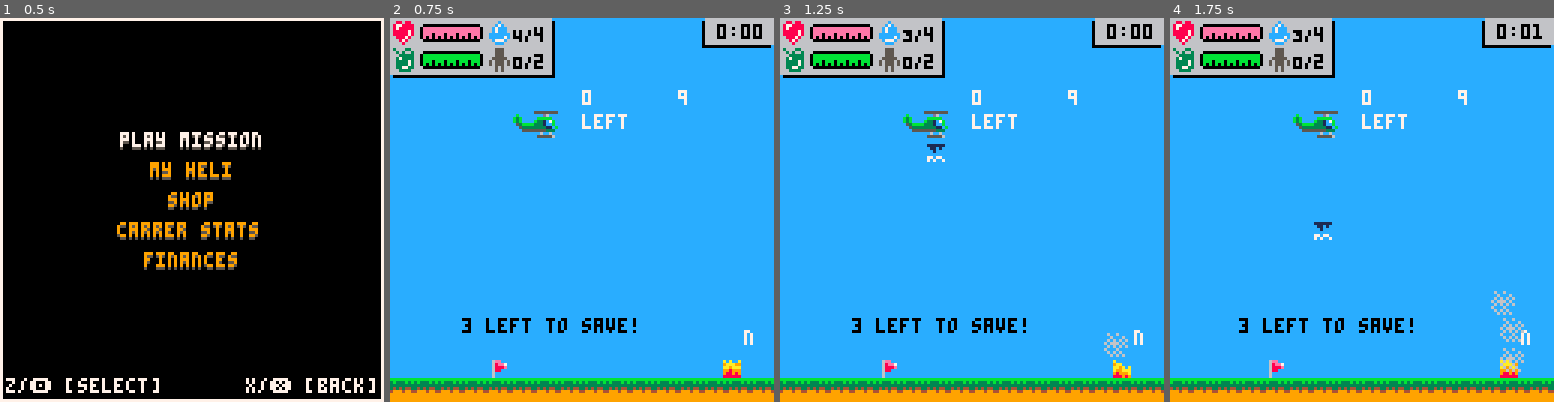
Above: before the commit, frames 1-4 (left to right).
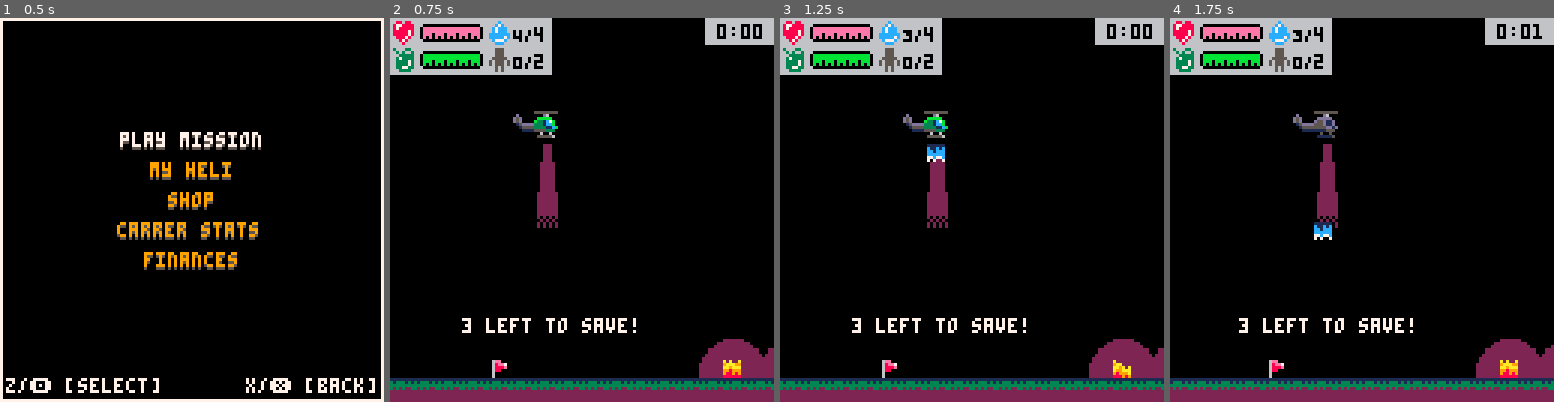
Above: after the commit, the same moments.

Repository: NinetiesPaul/PicoRescue
Game: PICO-8 cartridge picorescue.p8
Two runs of this game, one before a commit and one after it. Both use one fixed random seed, a clock stepped at 60 frames per second and the inputs below.
Inputs:
- Up to frame 1 (0.5 s): tap X (X key) at 0.33 s
- Up to frame 2 (0.75 s): tap O (Z key) at 0.7 s
- Up to frame 3 (1.25 s): tap X (X key) at 1.07 s
- Up to frame 4 (1.75 s): hold Right from 1.6 s (still down); tap O (Z key) at 1.7 s

Frame 1 is identical in both runs. In frame 2, 90% of the frame differs, in the area x 0-100%, y 0-100%; in frame 3, 89%; in frame 4, 90%.

Commit message:
added prompt before starting mission with low fuel; prompt formatting;

Diff:
--- a/picorescue.p8
+++ b/picorescue.p8
@@ -192,19 +192,22 @@
 		}
 	}
 
-	mission_leave_prompt = false
 	difficulty = "";
 	mission_ground = 20
 	mission_civ_saved = 0
 	mission_fire_put_out = 0
 	mission_earnings = 0
-	mission_day_time = rnd({ "day" }) -- debug night
+	mission_day_time = rnd({ "day", "night" })
 	mission_wind_v = rnd({ 0, 0.05, 0.15, 0.3 })
 	mission_wind_d = rnd({ "left", "right" })
 	mission_wind_roulette = true
 	mission_top_speed = 0
 	mission_time = 0
 	mission_counter = 0
+	mission_leave_prompt = false
+
+	low_fuel_prompt = false
+	low_fuel_prompt_confirm = false
 
 	block_btns = false
 	block_btns_counter = 0
@@ -259,6 +262,14 @@
 		print("carrer stats",39,68,mm_opt4_c)
 		print("finances",48,79,5)
 		print("finances",48,78,mm_opt5_c)
+
+		if low_fuel_prompt then
+			rectfill(26,48, 100, 79, 8)
+			rect(28,50, 98, 77, 7)
+			print("warning: low fuel", 30, 53, 7)
+			print("[z/🅾️] continue", 34, 62, 7)
+			print("[x/❎] back", 42, 70, 7)
+		end
 	end
 
 	if curr_screen == 7 then -- stats
@@ -447,19 +458,17 @@
 		foreach(ground_pcs,draw_ground)
 
 		if mission_leave_prompt then
-			rectfill(28,48, 100, 72, 1)
-			rect(30,50, 98, 70, 7)
+			rectfill(26,48, 100, 79, 8)
+			rect(28,50, 98, 77, 7)
 			print("abort mission?", 36, 53, 7)
-			print("[z] yes [x] no", 36, 62, 7)
-		end
+			print("[z/🅾️] yes ", 44, 62, 7)
+			print("[x/❎] no", 46, 70, 7)
+		end
+
 
 		rectfill(104, 1, 126, 9, 0)
 		rectfill(105, 0, 127, 8, 6)
 		print(flr(mission_time/60)..":"..((mission_time % 60 < 10) and "0"..mission_time % 60 or mission_time % 60), 109, 2, 0)
-
-		print(mission_wind_v, 64, 24, 7) -- debug
-		print(mission_wind_d, 64, 32, 7) -- debug
-		print(#fire_pcs, 96, 24, 7) -- debug
 	end
 
 	if curr_screen == 11 then -- triage mode
@@ -588,19 +597,29 @@
 	end
 
 	if curr_screen == 6 then -- main
-		if (btnp(2)) mm_option -= 1 sfx(2)
-		if (btnp(3)) mm_option += 1 sfx(2)
+		if (btnp(2) and not low_fuel_prompt) mm_option -= 1 sfx(2)
+		if (btnp(3) and not low_fuel_prompt) mm_option += 1 sfx(2)
 
 		if (mm_option > 5) mm_option = 1
 		if (mm_option < 1) mm_option = 5
 
 		if btnp(4) and not block_btns then
 			sfx(1)
-			if (mm_option == 1) mission_civ_saved = 0 mission_fire_put_out = 0 mission_earnings = 0 difficulty = rnd(difficulties) curr_screen = 2
+			if mm_option == 1 then
+				if (player.rotor_fuel <= 5) low_fuel_prompt = true block_btns = true
+
+				if not low_fuel_prompt or low_fuel_prompt_confirm then
+					mission_civ_saved = 0 mission_fire_put_out = 0 mission_earnings = 0 difficulty = rnd(difficulties) curr_screen = 2
+				else
+					if (btnp(4)) low_fuel_prompt_confirm = true
+				end
+			end
 			if (mm_option == 4) curr_screen = 7
 			if (mm_option == 2) curr_screen = 8
 			if (mm_option == 3) curr_screen = 10 block_btns = true
 		end
+
+		if (btnp(5) and low_fuel_prompt) low_fuel_prompt = false low_fuel_prompt_confirm = false
 	end
 
 	if curr_screen == 7 then -- stats
@@ -752,6 +771,8 @@
 			mission_time = 0
 			world_x = 0
 			drop_off_x = 32
+			low_fuel_prompt = false
+			low_fuel_prompt_confirm = false
 
 			music(-1)
 			prop_sound = false
@@ -1259,7 +1280,6 @@
 end
 
 function draw_fire(fire)
-	print((fire.is_wild) and "y" or "n", fire.x + 8, fire.y - 8, 7) -- debug
 	spr(fire.spr,fire.x,fire.y)
 end
 
